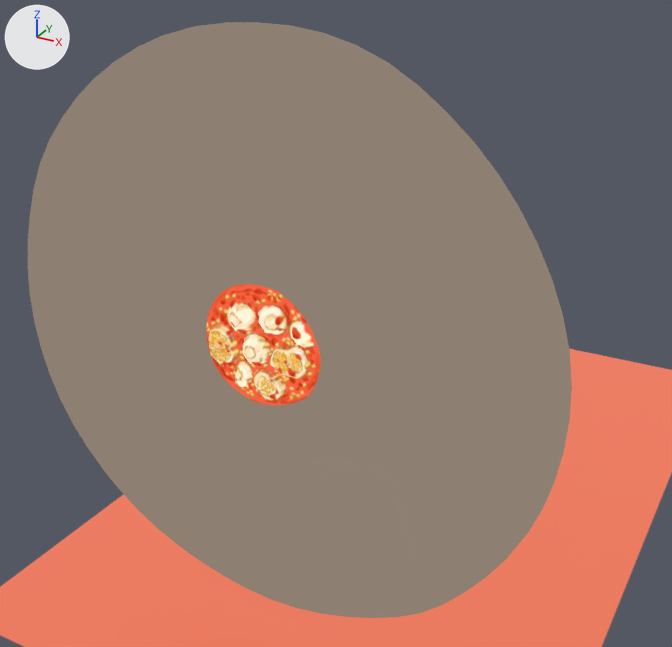
One commit to the glTF model assets/asset.glb: the scene before it, then after it.
Both versions are drawn from a 50 mm camera at (1.24, -2.07, 1.99) aimed at (-0.16, 0.47, 0.72). Every picture has the same lights, and +X, +Y and +Z are marked at upper left. Where no turn or scale is listed for an object, it has been applied to the vertices.

The older version as bpy lines, for what is in view:
```python
ob_cylinder = bpy.data.objects.new('Cylinder', me_cylinder)
ob_cylinder.location = (-0.012, -0.201, 0.927)
ob_cylinder_001 = bpy.data.objects.new('Cylinder.001', me_cylinder_001)
ob_cylinder_001.location = (-0.012, -0.012, 0.936)
ob_cylinder_002 = bpy.data.objects.new('Cylinder.002', me_cylinder_002)
ob_cylinder_002.location = (-0.012, -0.012, 0.936)
ob_cylinder_003 = bpy.data.objects.new('Cylinder.003', me_cylinder_003)
ob_cylinder_003.location = (0.277, -0.11, 0.525)
ob_img_9514 = bpy.data.objects.new('IMG_9514', me_img_9514)
ob_img_9514.location = (0.0, 0.781, 0.0)
```
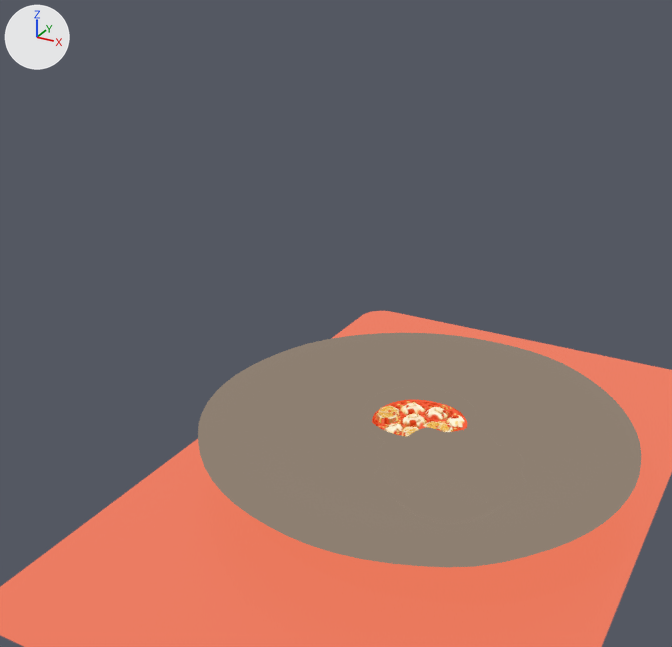
Pixel boxes (x1, y1, x2, y2) of what changed, in the pictures (672 x 647 px):
'Cylinder', moved, turned: before (28, 22, 572, 618); after (198, 333, 641, 567)
'Cylinder.003', moved: before (253, 446, 428, 616); after (373, 427, 526, 528)
'Cylinder.002', moved, turned: before (206, 284, 321, 405); after (372, 400, 467, 436)
'Cylinder.001', moved, turned: before (186, 275, 329, 425); after (362, 387, 478, 443)

Patch to the scene script:
```diff
--- a/assets/asset.glb.py
+++ b/assets/asset.glb.py
@@ ob_cylinder @@
 ob_cylinder = bpy.data.objects.new('Cylinder', me_cylinder)
-ob_cylinder.location = (-0.012, -0.201, 0.927)
+ob_cylinder.location = (0.012, 0.814, 0.203)
+ob_cylinder.rotation_euler = (-1.571, 0.0, 0.0)  # degrees (-90, 0, 0)
@@ ob_cylinder_001 @@
 ob_cylinder_001 = bpy.data.objects.new('Cylinder.001', me_cylinder_001)
-ob_cylinder_001.location = (-0.012, -0.012, 0.936)
+ob_cylinder_001.location = (0.012, 0.824, 0.014)
+ob_cylinder_001.rotation_euler = (-1.571, 0.0, 0.0)  # degrees (-90, 0, 0)
@@ ob_cylinder_002 @@
 ob_cylinder_002 = bpy.data.objects.new('Cylinder.002', me_cylinder_002)
-ob_cylinder_002.location = (-0.012, -0.012, 0.936)
+ob_cylinder_002.location = (0.012, 0.824, 0.014)
+ob_cylinder_002.rotation_euler = (-1.571, 0.0, 0.0)  # degrees (-90, 0, 0)
@@ ob_cylinder_003 @@
 ob_cylinder_003 = bpy.data.objects.new('Cylinder.003', me_cylinder_003)
-ob_cylinder_003.location = (0.277, -0.11, 0.525)
+ob_cylinder_003.location = (0.301, 0.413, 0.112)
```
